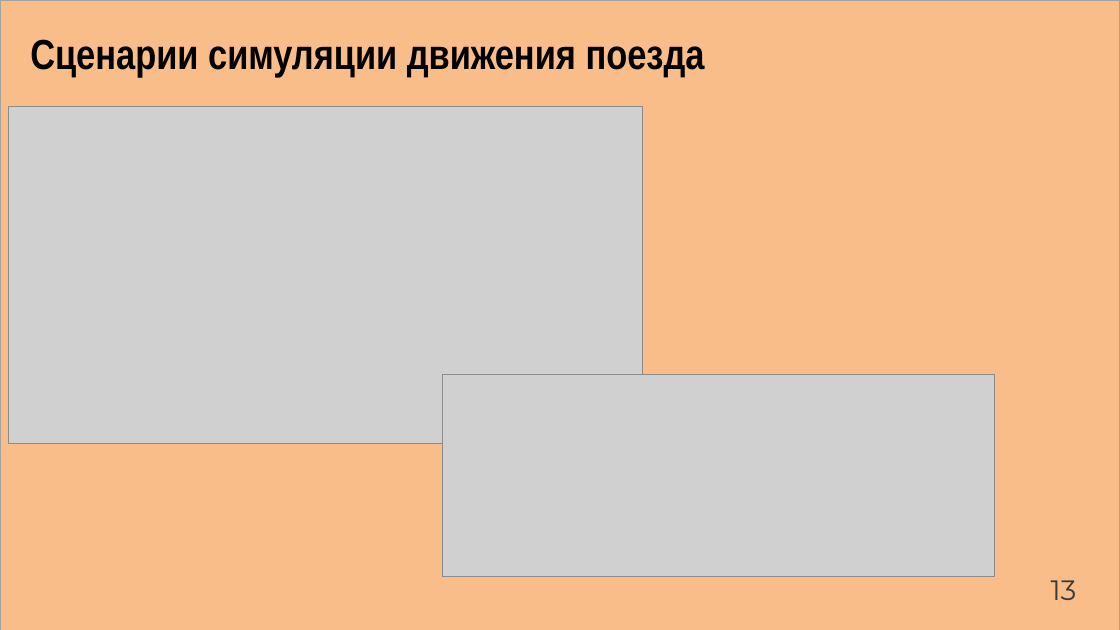
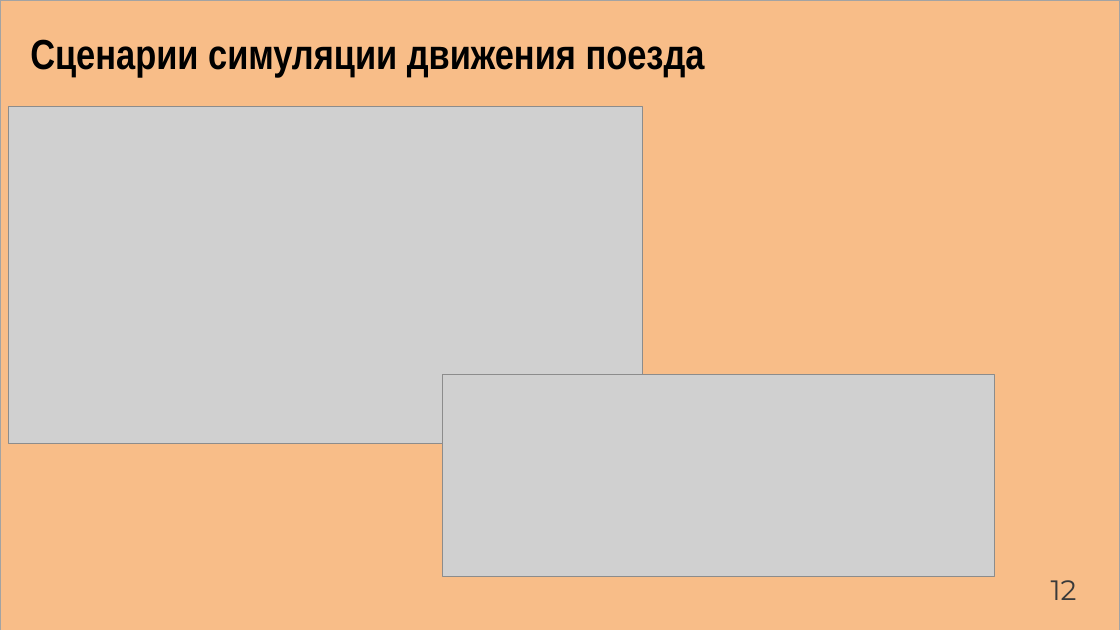
Before and after one commit to Artemor31/Files, a slide deck: slide 12 of Готовые части/NormPreza.pptx (slide 13 before the commit). Drawn at 1120x630 pixels with LibreOffice and Linux fonts; fonts in the diff are those of the drawing; grey boxes stand for pictures. Boxes give left, top, right and bottom in pixels: in the first picture for what was removed or moved away, otherwise in the second. Text is boxed around its words. In the diff, an @@ line names an element or a change of style, - is before the commit and + after.

```diff
--- a/Готовые части/NormPreza.pptx
+++ b/Готовые части/NormPreza.pptx
@@ text at [1051, 580, 1077, 600]: text changed @@
-13
+12
```
Also in this commit, not shown: 12 other slides changed, 1 slide removed, 16 other files.
